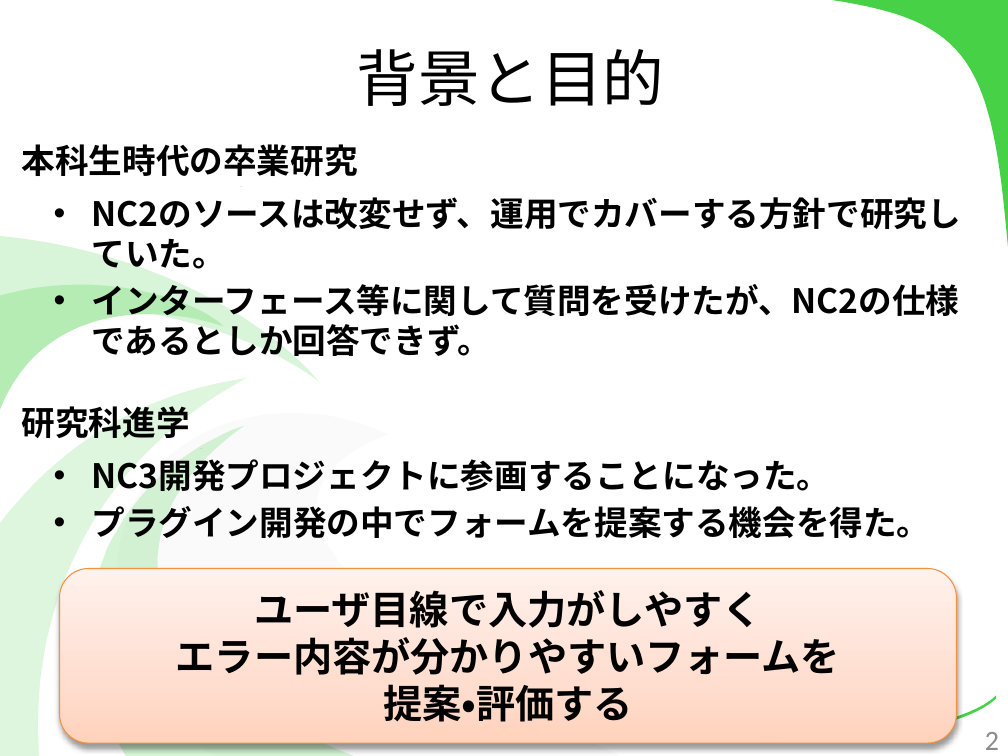
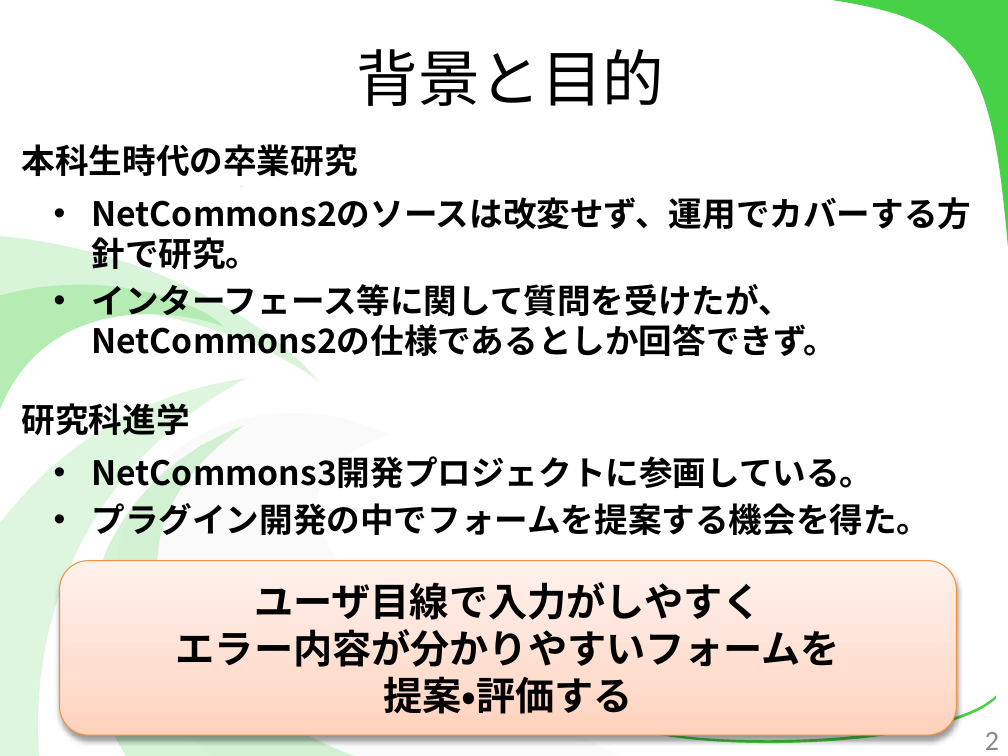
Before and after one commit to kotaro0717/Report-Management, a slide deck: slide 2 of PowerPoint/report_hokada.pptx. Drawn at 1008x756 pixels with LibreOffice and Linux fonts; fonts in the diff are those of the drawing. Boxes give left, top, right and bottom in pixels: in the first picture for what was removed or moved away, otherwise in the second. Text is boxed around its words. In the diff, an @@ line names an element or a change of style, - is before the commit and + after.

```diff
--- a/PowerPoint/report_hokada.pptx
+++ b/PowerPoint/report_hokada.pptx
@@ text at (x1=92, y1=197, x2=972, y2=356): text changed @@
-• NC2のソースは改変せず、運用でカバーする方針で研究していた。
-• インターフェース等に関して質問を受けたが、NC2の仕様であるとしか回答できず。
+• NetCommons2のソースは改変せず、運用でカバーする方針で研究。
+• インターフェース等に関して質問を受けたが、NetCommons2の仕様であるとしか回答できず。
@@ text at (x1=92, y1=450, x2=874, y2=494): text changed @@
-• NC3開発プロジェクトに参画することになった。
+• NetCommons3開発プロジェクトに参画している。
@@ rounded rectangle "ユーザ目線で入力がしやすく" moved from (x1=59, y1=569, x2=957, y2=743) to (x1=59, y1=560, x2=957, y2=735) @@
```
Also in this commit, not shown: 24 other slides changed, 4 slides added.
